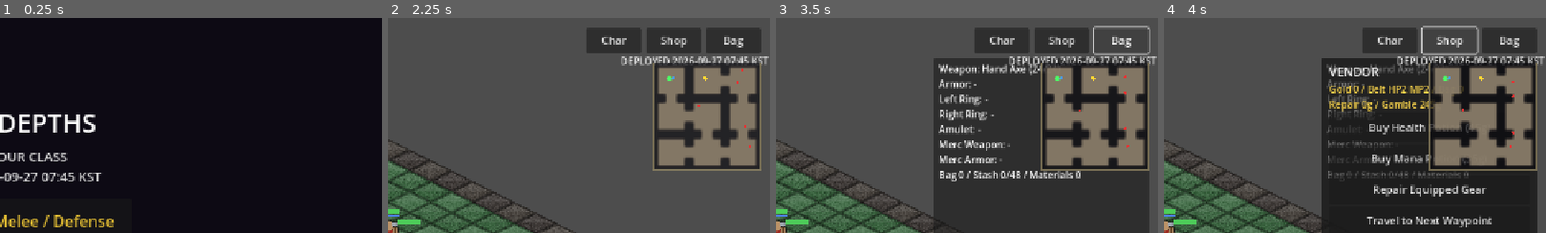
Above: before the commit, frames 1-4 (left to right).
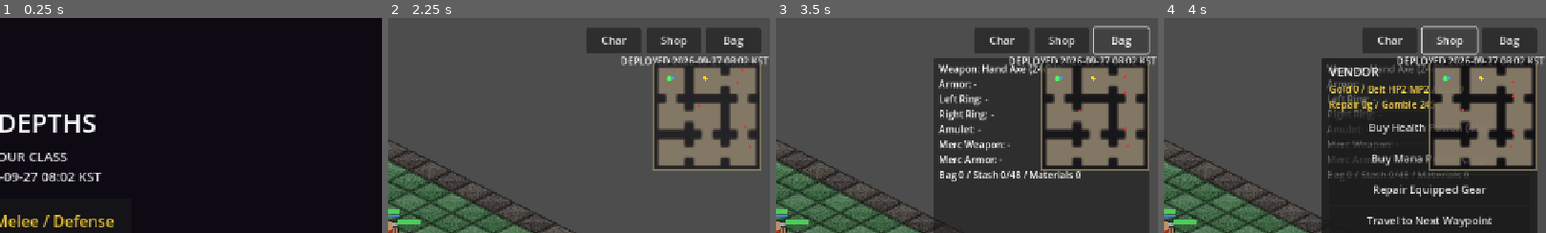
Above: after the commit, the same moments.

Repository: jflakeee/diablo
Game: Godot game, scene res://main.tscn
The game is run twice, just before and just after one commit, with the same random seed, the same clock (stepped at 60 frames per second) and the same inputs.
Inputs:
- Up to frame 1 (0.25 s): no input
- Up to frame 2 (2.25 s): click "Normal" at 0.5 s; click "Normal" at 1.25 s; click "Iron Warden / Melee / Defense" at 2 s
- Up to frame 3 (3.5 s): click "Bag" at 2.75 s
- Up to frame 4 (4 s): click "Shop" at 3.5 s
The pictures show only the part of the screen within x 50-100%, y 0-50%; the shares and areas given below are measured in that part.

The runs differ from the first frame. In frame 1, 0.2% of the frame differs, in the area x 13-20%, y 72-76%; in frame 2, less than 0.1%; in frame 3, less than 0.1%; in frame 4, less than 0.1%.

Commit message:
Enable and verify all four class skills

Diff:
--- a/prototype/game_dungeon/main.gd
+++ b/prototype/game_dungeon/main.gd
@@ -31,7 +31,7 @@
 const Stamina := preload("res://stamina.gd")
 const DeathSystem := preload("res://death_system.gd")
 const Stash := preload("res://stash.gd")
-const DEPLOYED_AT_KST := "2026-09-27 07:45 KST"
+const DEPLOYED_AT_KST := "2026-09-27 08:02 KST"
 
 var _grid: Array = []
 var _astar: AStarGrid2D
@@ -740,7 +740,7 @@
 		_player.max_life = 40 + 2 * _player.stat_vit + 1  # Part 1 §2
 		_player.max_mana = 35 + 2 * _player.stat_energy + 2
 		_player.speed = 5.5
-		_player.skills = {"ember_bolt": 1, "frost_shard": 0, "storm_lance": 0, "phase_step": 0}
+		_player.skills = {"ember_bolt": 1, "frost_shard": 1, "storm_lance": 1, "phase_step": 1}
 		_base_res_fire = 30      # 소서리스 화염 기본 저항
 		_player.leech_pct = 8    # 스펠 생명 흡혈 8%
 	else:
@@ -752,7 +752,7 @@
 		_player.max_life = CombatLib.warden_max_life(25, 1)
 		_player.max_mana = CombatLib.warden_max_mana(15, 1)
 		_player.speed = 6.0
-		_player.skills = {"sundering_strike": 1, "void_fury": 0, "iron_chant": 0, "weapon_discipline": 1}
+		_player.skills = {"sundering_strike": 1, "void_fury": 1, "iron_chant": 1, "weapon_discipline": 1}
 		_player.block_val = 30   # 방패 블록
 		_player.leech_pct = 6    # 물리 생명 흡혈 6%
 	# 종단 검증은 모든 스킬 실행 경로와 기존 50초 층 클리어 기준을 함께 검사한다.
@@ -941,6 +941,25 @@
 		_waypoint_travel_selftest()
 	print("[GD] ready - class=%s life=%d dungeon=%dx%d entrance=(%d,%d) exit=(%d,%d)" % [
 		_class, _player.max_life, _gw, _gh, _ent_cell.x, _ent_cell.y, _exit_cell.x, _exit_cell.y])
+	if OS.get_cmdline_user_args().has("skill_visual_test"):
+		_run_skill_visual_test.call_deferred()
+
+func _run_skill_visual_test() -> void:
+	await get_tree().create_timer(0.75).timeout
+	var all_worked := true
+	for skill_id in _skill_slot_ids():
+		_player.attack_cd = 0.0
+		_player.mana = _player.max_mana
+		var casts_before := _spells_cast
+		var position_before := Vector2(_player.gx, _player.gy)
+		_on_skill_used(skill_id)
+		var worked := _spells_cast > casts_before or Vector2(_player.gx, _player.gy) != position_before
+		all_worked = all_worked and worked
+		print("[SKILL_VISUAL] id=%s worked=%s casts=%d log=%s" % [skill_id, str(worked), _spells_cast, _combat_log])
+		await get_tree().create_timer(1.25).timeout
+	print("[SKILL_VISUAL] slots=4 verdict=", "PASS" if all_worked else "FAIL")
+	await get_tree().create_timer(0.75).timeout
+	get_tree().quit()
 
 # 액트 보상 경로(_complete_act) 결정론적 검증 — 더미 보스로 직접 실행
 func _act_reward_selftest() -> void:
@@ -1771,7 +1790,7 @@
 
 func _on_skill_used(id: String) -> void:
 	if _player.skill_level(id) <= 0:
-		_combat_log = "아직 배우지 않은 스킬"
+		_combat_log = "Skill not learned"
 		return
 	if id == "weapon_discipline":
 		_combat_log = "Weapon Discipline: passive skill"
@@ -1841,6 +1860,7 @@
 	_spell_hits += 1
 	_flash(_player.position, target.position)
 	_spawn_text(target.position, "%d LIGHT" % dmg, Color(1, 1, 0.4))
+	_combat_log = "Storm Lance (dmg %d)" % dmg
 	if not target.alive:
 		_grant_xp(target.level * 40)
 
